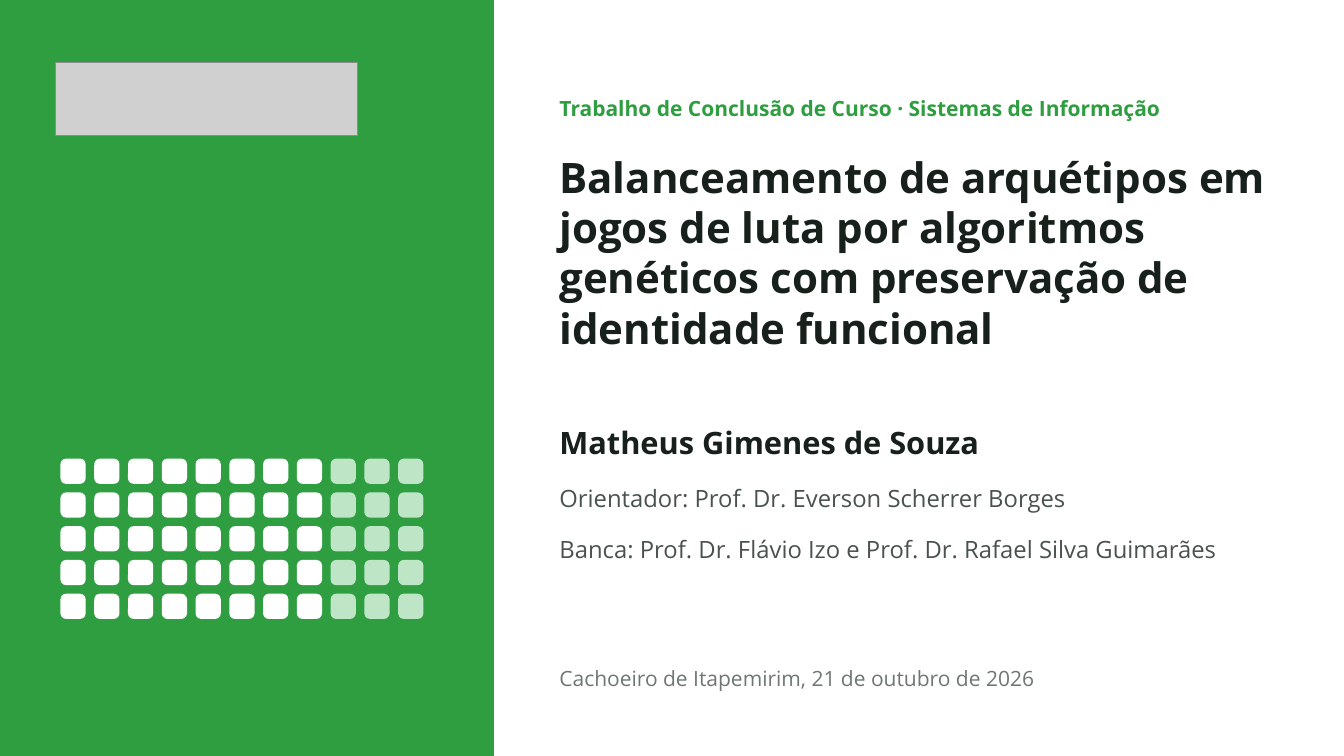
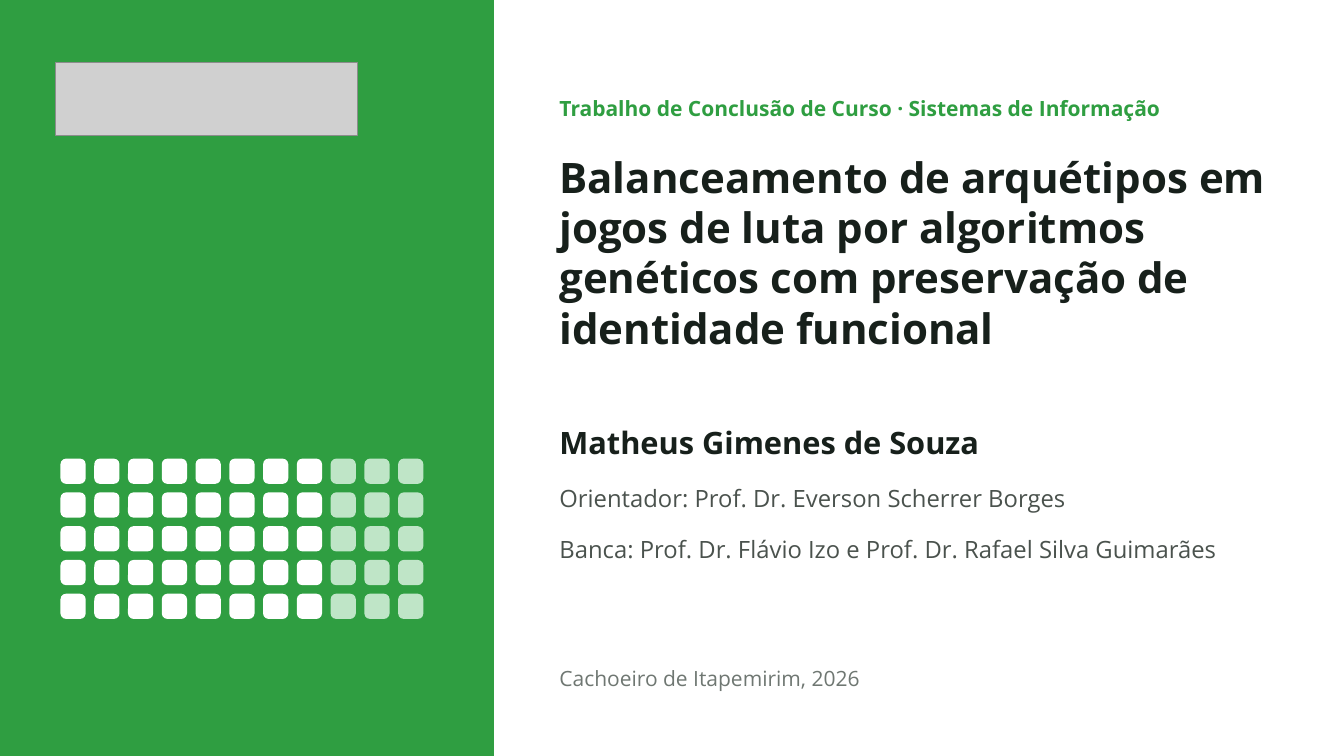
Before and after one commit to M-Gimenes/Simulation, a slide deck: slide 1 of overleaf/talk-committee-2026/slides.pptx. Drawn at 1344x756 pixels with LibreOffice and Linux fonts; fonts in the diff are those of the drawing; grey boxes stand for pictures. Boxes give left, top, right and bottom in pixels: in the first picture for what was removed or moved away, otherwise in the second. Text is boxed around its words. In the diff, an @@ line names an element or a change of style, - is before the commit and + after.

```diff
--- a/overleaf/talk-committee-2026/slides.pptx
+++ b/overleaf/talk-committee-2026/slides.pptx
@@ text at [559, 670, 860, 691]: text changed @@
-Cachoeiro de Itapemirim, 21 de outubro de 2026
+Cachoeiro de Itapemirim, 2026
```
Also in this commit, not shown: 15 other slides changed, 7 slides added, 2 other files.
